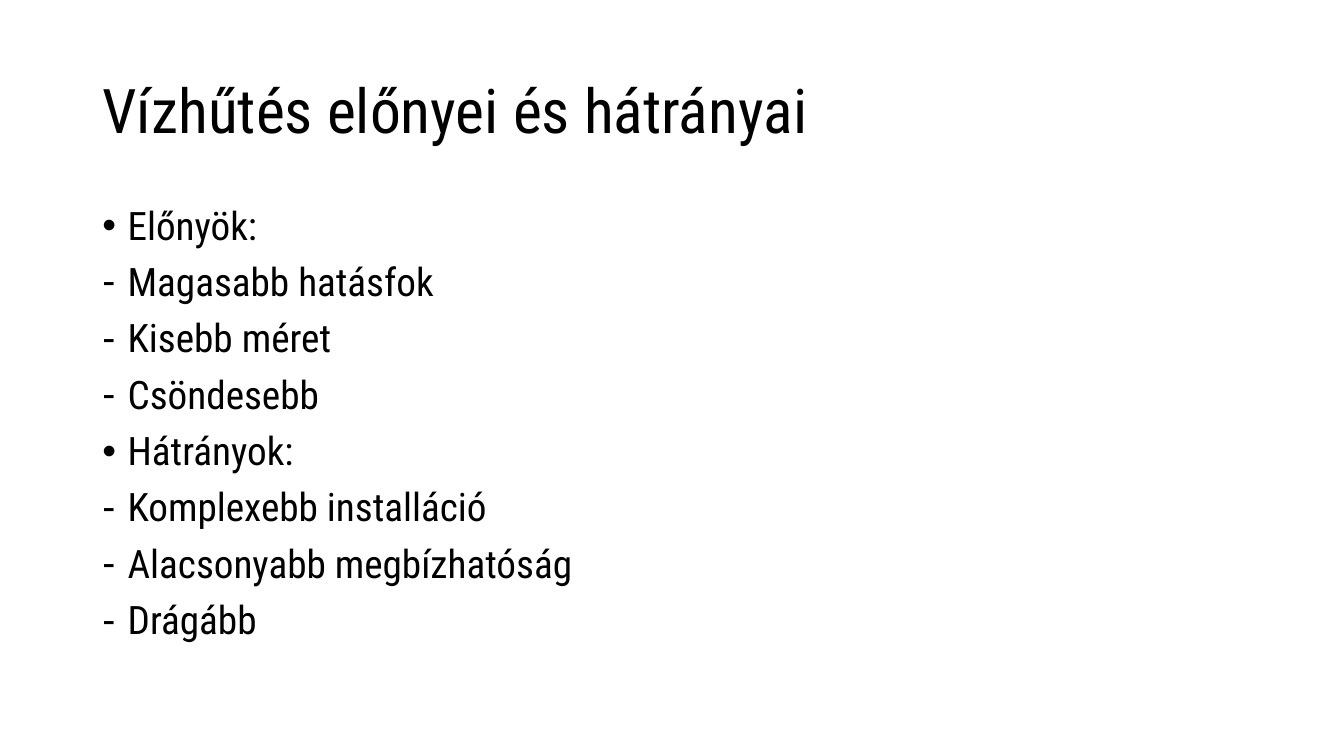
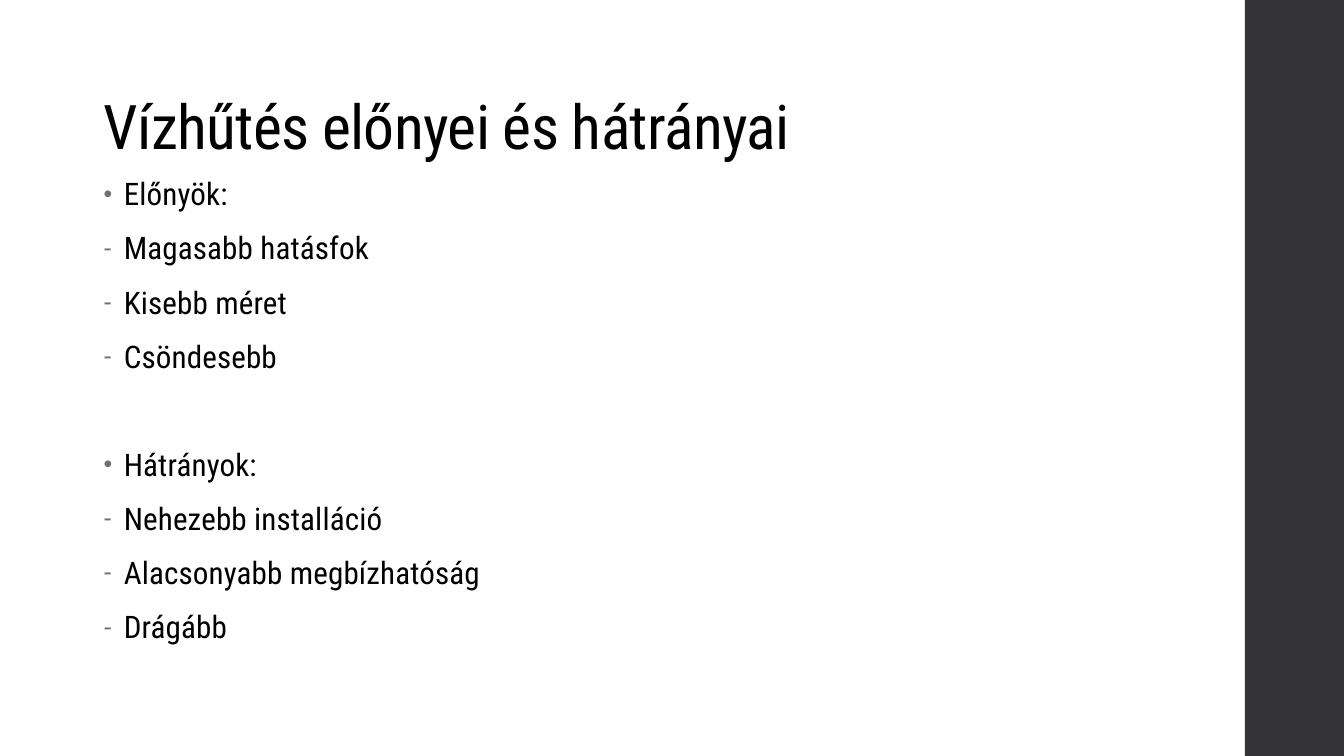
Before and after one commit to verbence/ppt-2022, a slide deck: slide 5 of cpuhutes.pptx. Drawn at 1344x756 pixels with LibreOffice and Linux fonts; fonts in the diff are those of the drawing. Boxes give left, top, right and bottom in pixels: in the first picture for what was removed or moved away, otherwise in the second. Text is boxed around its words. In the diff, an @@ line names an element or a change of style, - is before the commit and + after.

```diff
--- a/cpuhutes.pptx
+++ b/cpuhutes.pptx
@@ title "Vízhűtés előnyei és hátrányai": place and size @@
-title "Vízhűtés előnyei és hátrányai" at [102, 86, 807, 146]
+title "Vízhűtés előnyei és hátrányai" at [104, 102, 790, 162]
@@ title "Vízhűtés előnyei és hátrányai" at [104, 102, 790, 162]: letter spacing 0 to -0.5 pt; vertical alignment middle to bottom @@
@@ rectangle added at [1245, 0, 1344, 756], fill #353537 @@
@@ text "Előnyök:": place and size @@
-text "Előnyök:" at [128, 210, 572, 642]
+text "Előnyök:" at [124, 181, 480, 645]
@@ text at [124, 181, 480, 645]: size 28 to 22.2 pt, letter spacing 0 to 0.1 pt in "Előnyök:", "Magasabb hatásfok", "Kisebb méret", "Csöndesebb" and 3 more places; indent changed; line spacing 0.9 to 0.85; more space between paragraphs @@
@@ text at [124, 506, 382, 531]: text changed; size 28 to 22.2 pt @@
-– Komplexebb installáció
+– Nehezebb installáció
```
Also in this commit, not shown: 11 other slides changed.
